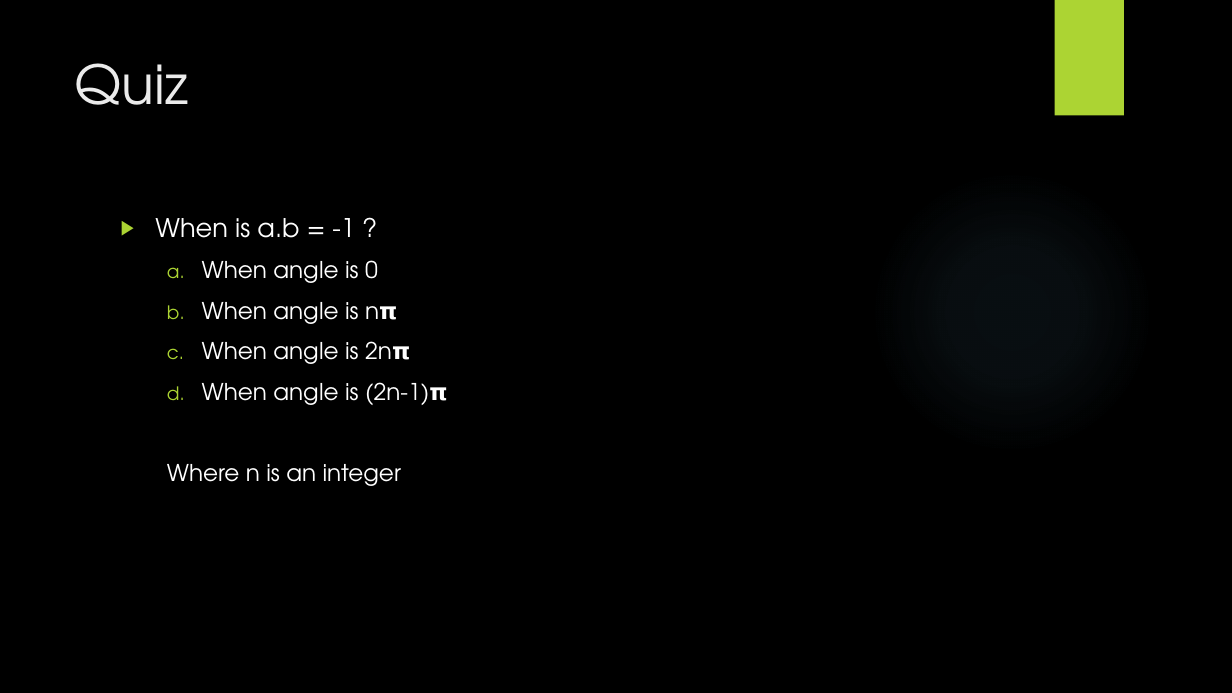
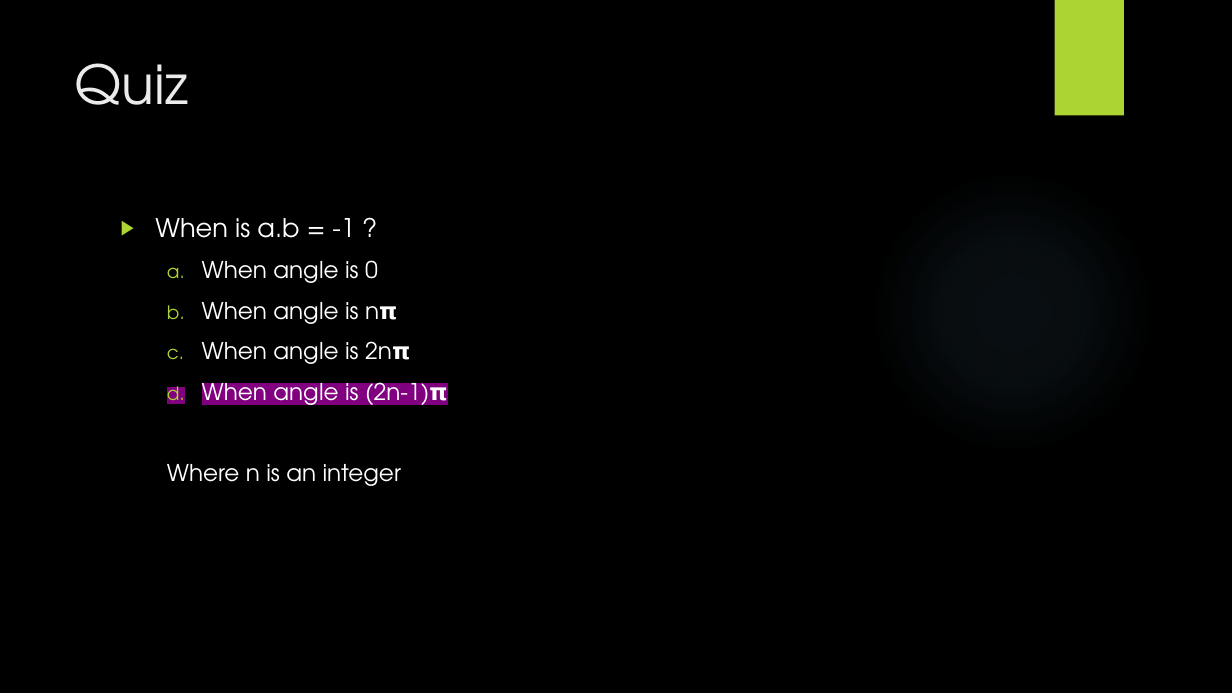
Before and after one commit to chiayiquan/year_3_sem_1, a slide deck: slide 21 of 3D graphics/SIM/lesson 1/Workshop1.pptx. Drawn at 1232x693 pixels with LibreOffice and Linux fonts; fonts in the diff are those of the drawing; background and template pictures are left out. Boxes give left, top, right and bottom in pixels: in the first picture for what was removed or moved away, otherwise in the second. Text is boxed around its words. In the diff, an @@ line names an element or a change of style, - is before the commit and + after.

```diff
--- a/3D graphics/SIM/lesson 1/Workshop1.pptx
+++ b/3D graphics/SIM/lesson 1/Workshop1.pptx
@@ text at box(202, 377, 448, 412): highlight none to #800080 in "When angle is (2n-1)𝝿" @@
```
Also in this commit, not shown: 6 other slides changed, 14 other files.
